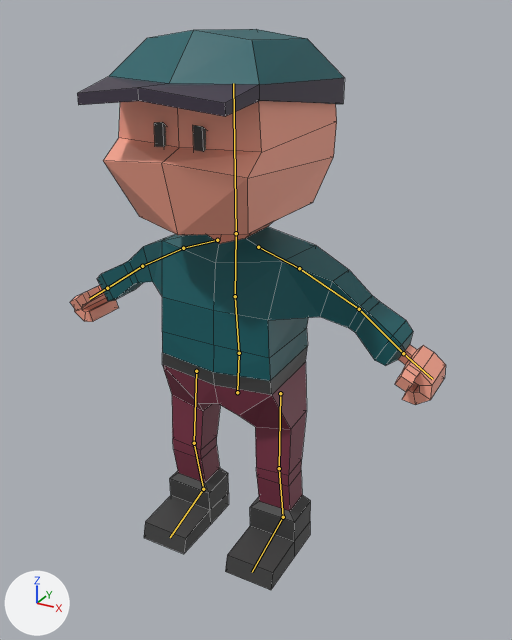
Two versions of the Blender file characters/person/person.blend, one commit apart.
Rendered twice from a 50 mm lens placed at (1.181, -2.005, 1.919), pointed at (0.117, -0.07, 0.951). Every picture has the same lights, and +X, +Y and +Z are marked at lower left. The bones that bend it are drawn over the model as lines. Mesh edges are drawn as thin lines.

Names of what the first picture shows: 'Character'.
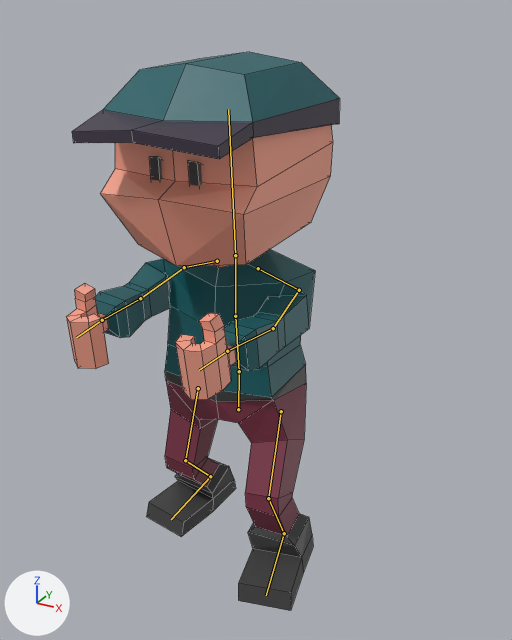
The newer file adds an action. The first version stands in its rest pose; the second is drawn at frame 1 of the action 'IdleHolding'.

Diff of the bpy script that builds the scene:
```diff
--- a/characters/person/person.blend.py
+++ b/characters/person/person.blend.py
@@ bone_pelvis @@
 bone_pelvis = bpy.data.objects['Armature'].pose.bones['Pelvis']
-bone_pelvis.location = (0.0, 0.0, 0.0)
-bone_pelvis.rotation_quaternion = (1.0, 0.0, 0.0, 0.0)  # degrees (0, 0, 0)
+bone_pelvis.location = (0.004, -0.073, -0.007)
+bone_pelvis.rotation_quaternion = (1.0, 0.019, 0.0, 0.0)  # degrees (2, 0, 0)
@@ bone_spine1 @@
 bone_spine1 = bpy.data.objects['Armature'].pose.bones['Spine1']  # child of 'Pelvis'
-bone_spine1.rotation_quaternion = (1.0, 0.0, 0.0, 0.0)  # degrees (0, 0, 0)
+bone_spine1.rotation_quaternion = (1.0, -0.026, 0.0, 0.0)  # degrees (-3, 0, 0)
@@ bone_spine2 @@
 bone_spine2 = bpy.data.objects['Armature'].pose.bones['Spine2']  # child of 'Spine1'
-bone_spine2.rotation_quaternion = (1.0, 0.0, 0.0, 0.0)  # degrees (0, 0, 0)
+bone_spine2.rotation_quaternion = (0.999, 0.034, 0.0, 0.0)  # degrees (4, 0, 0)
@@ bone_upperarm_l @@
 bone_upperarm_l = bpy.data.objects['Armature'].pose.bones['UpperArm.L']  # child of 'Shoulder.L'
-bone_upperarm_l.rotation_quaternion = (1.0, 0.0, 0.0, 0.0)  # degrees (0, 0, 0)
+bone_upperarm_l.rotation_quaternion = (0.642, 0.576, -0.345, -0.37)  # degrees (84, -1, -61)
@@ bone_lowerarm_l @@
 bone_lowerarm_l = bpy.data.objects['Armature'].pose.bones['LowerArm.L']  # child of 'UpperArm.L'
-bone_lowerarm_l.rotation_quaternion = (1.0, 0.0, 0.0, 0.0)  # degrees (0, 0, 0)
+bone_lowerarm_l.rotation_quaternion = (0.995, 0.002, 0.001, -0.099)  # degrees (0, 0, -11)
@@ bone_upperarm_r @@
 bone_upperarm_r = bpy.data.objects['Armature'].pose.bones['UpperArm.R']  # child of 'Shoulder.R'
-bone_upperarm_r.rotation_quaternion = (1.0, 0.0, 0.0, 0.0)  # degrees (0, 0, 0)
+bone_upperarm_r.rotation_quaternion = (0.642, 0.58, 0.345, 0.365)  # degrees (85, 1, 60)
@@ bone_iktarget_l @@
 bone_iktarget_l = bpy.data.objects['Armature'].pose.bones['IKTarget.L']
-bone_iktarget_l.location = (0.0, 0.0, 0.0)
-bone_iktarget_l.rotation_quaternion = (1.0, 0.0, 0.0, 0.0)  # degrees (0, 0, 0)
+bone_iktarget_l.location = (0.047, -0.085, 0.001)
+bone_iktarget_l.rotation_quaternion = (0.995, 0.0, 0.001, 0.104)  # degrees (0, 0, 12)
@@ bone_iktarget_r @@
 bone_iktarget_r = bpy.data.objects['Armature'].pose.bones['IKTarget.R']
-bone_iktarget_r.location = (0.0, 0.0, 0.0)
-bone_iktarget_r.rotation_quaternion = (1.0, 0.0, 0.0, 0.0)  # degrees (0, 0, 0)
+bone_iktarget_r.location = (-0.022, 0.088, -0.001)
+bone_iktarget_r.rotation_quaternion = (0.998, 0.0, 0.0, -0.07)  # degrees (0, 0, -8)
```

Where the change shows, as pixel boxes [x1, y1, x2, y2] in the pictures (512 x 640 px):
'Character', posed (27% narrower)
    before: [70, 29, 446, 590]
    after: [66, 52, 340, 611]
bone 'Pelvis', root to tip
    before: (237, 392) to (239, 353)
    after: (238, 409) to (239, 371)
bone 'Spine1', root to tip
    before: (239, 353) to (235, 296)
    after: (239, 371) to (235, 316)
bone 'Spine2', root to tip
    before: (235, 296) to (236, 233)
    after: (235, 316) to (235, 255)
bone 'UpperArm.L', root to tip
    before: (299, 268) to (359, 309)
    after: (299, 290) to (273, 328)
bone 'LowerArm.L', root to tip
    before: (359, 309) to (403, 353)
    after: (273, 328) to (227, 351)
bone 'UpperArm.R', root to tip
    before: (183, 248) to (142, 266)
    after: (184, 267) to (140, 298)
